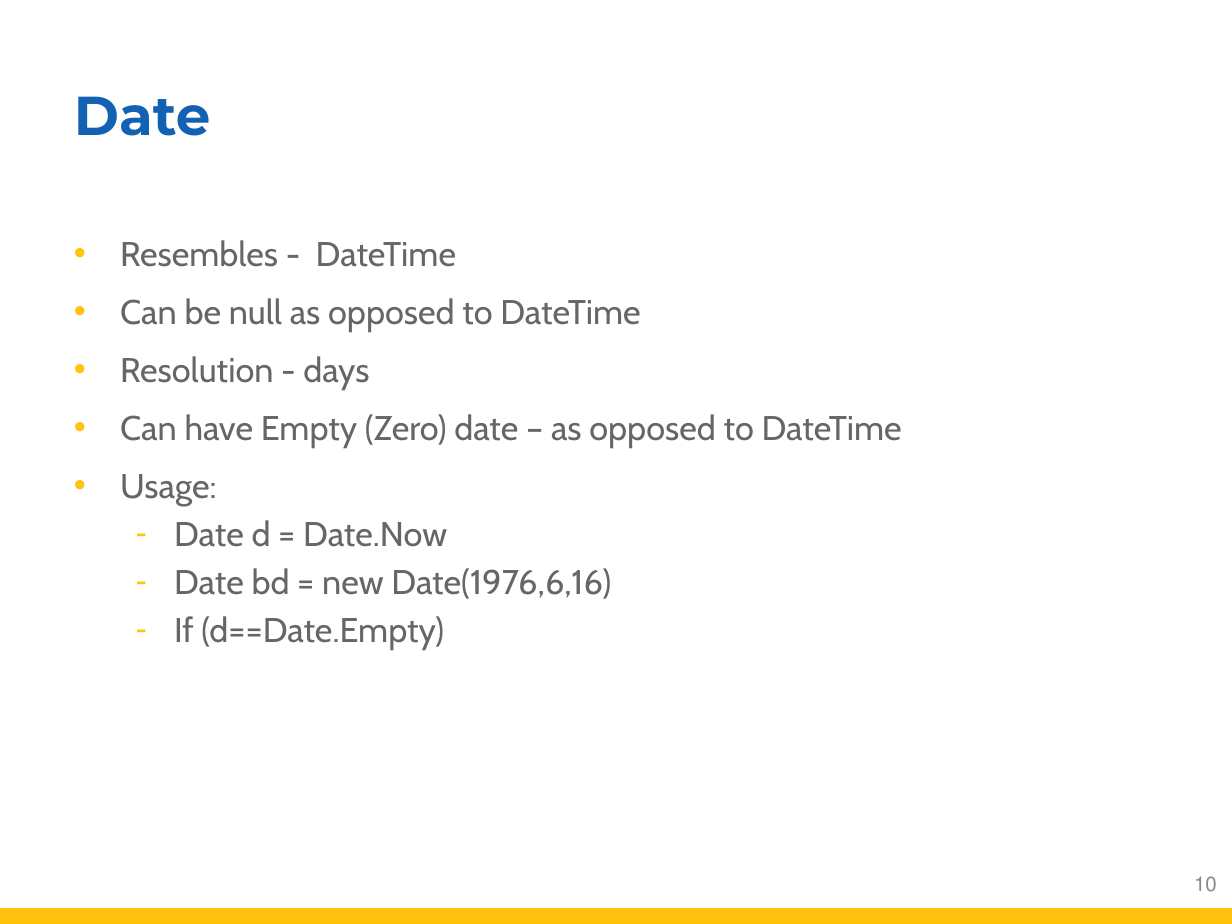
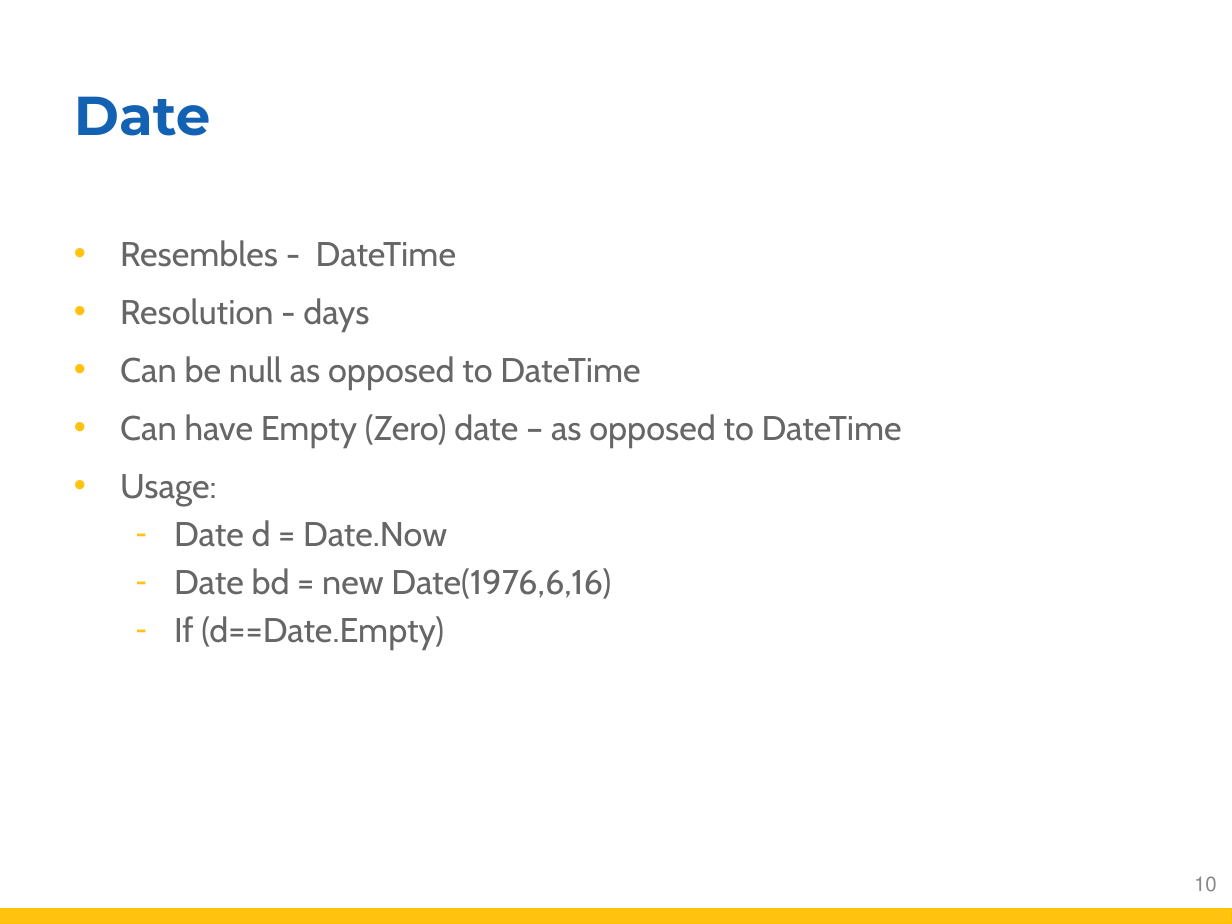
Before and after one commit to FireflyMigration/firefly-doc, a slide deck: slide 10 of dev-docs/guide/Training.pptx. Drawn at 1232x924 pixels with LibreOffice and Linux fonts; fonts in the diff are those of the drawing; background and template pictures are left out. Boxes give left, top, right and bottom in pixels: in the first picture for what was removed or moved away, otherwise in the second. Text is boxed around its words. In the diff, an @@ line names an element or a change of style, - is before the commit and + after.

```diff
--- a/dev-docs/guide/Training.pptx
+++ b/dev-docs/guide/Training.pptx
@@ text at (120, 298, 369, 332): paragraph added @@
+• Resolution - days
@@ text at (120, 356, 369, 391): paragraph removed @@
-• Resolution - days
```
Also in this commit, not shown: 1 other slide changed.
